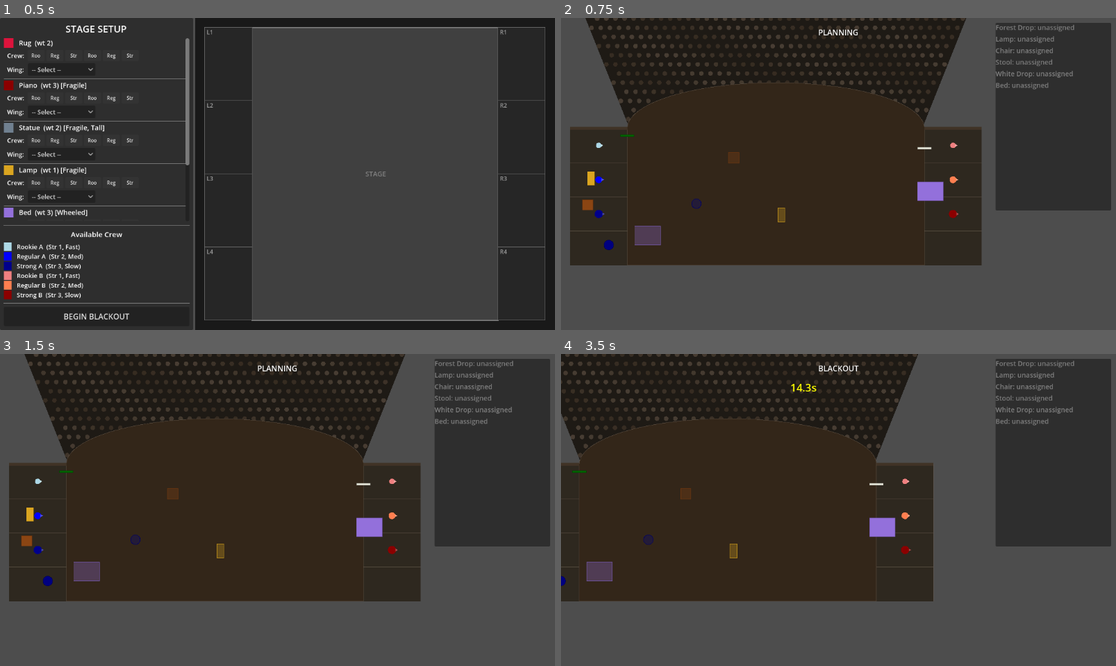
Above: before the commit, frames 1-4 (two rows, left to right).
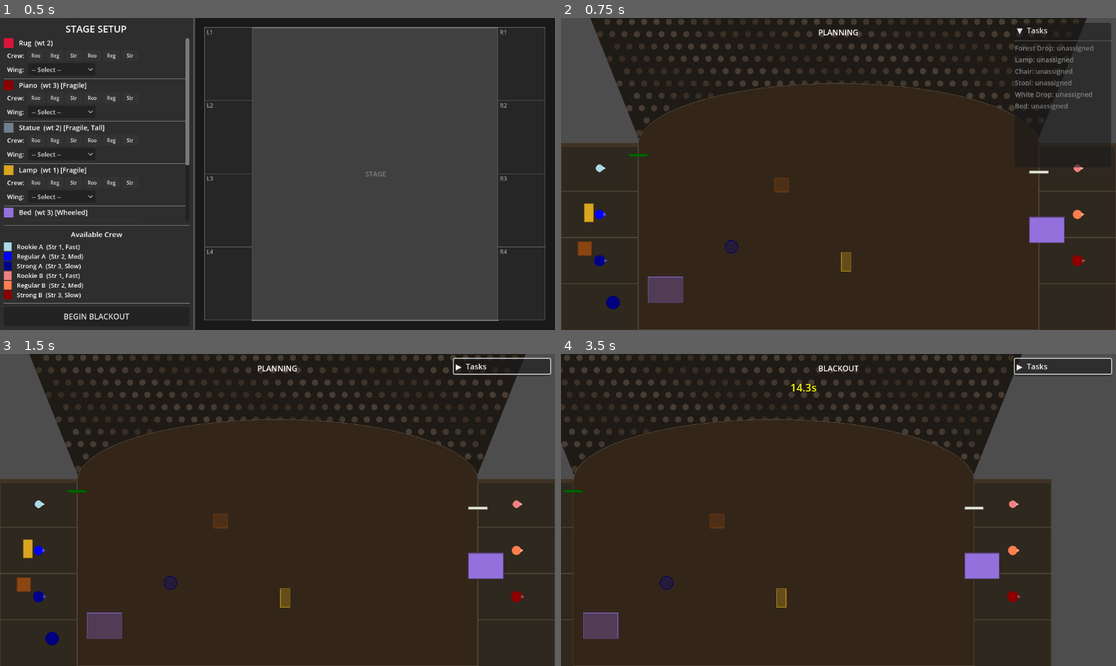
Above: after the commit, the same moments.

Repository: js-carpadakis/blackout
Game: Godot game, scene res://scenes/main/main.tscn
Two runs of this game, one before a commit and one after it. Both use one fixed random seed, a clock stepped at 60 frames per second and the inputs below.
Inputs (mouse positions are in pixels of both pictures, inside the frame that each line leads up to):
- Up to frame 1 (0.5 s): no input
- Up to frame 2 (0.75 s): click "BEGIN BLACKOUT" at 0.5 s
- Up to frame 3 (1.5 s): click (499, 366) at 1.25 s, where only the run after the commit has a clickable "▼ Tasks"
- Up to frame 4 (3.5 s): click (1060, 366) at 2 s, where only the run after the commit has a clickable "▶ Tasks"; tap Enter at 2.75 s; move the mouse to (960, 494) at 2.77 s; hold D (pan_right) from 2.78 s (still down); hold Space (start_execution) from 2.78 s (still down); click (960, 494) at 2.92 s

Frame 1 is identical in both runs. In frame 2, 38% of the frame differs, in the area x 0-100%, y 0-100%; in frame 3, 42%; in frame 4, 45%.

Commit message:
Resize screen camera position and make task list collapsable

Diff:
--- a/scenes/ui/planning_hud.tscn
+++ b/scenes/ui/planning_hud.tscn
@@ -23,11 +23,28 @@
 anchors_preset = 1
 anchor_left = 1.0
 anchor_right = 1.0
-offset_left = -250.0
+offset_left = -210.0
 offset_top = 10.0
 offset_right = -10.0
-offset_bottom = 400.0
+offset_bottom = 310.0
 grow_horizontal = 0
 
-[node name="TaskList" type="VBoxContainer" parent="TaskPanel"]
+[node name="TaskContainer" type="VBoxContainer" parent="TaskPanel"]
 layout_mode = 2
+
+[node name="CollapseButton" type="Button" parent="TaskPanel/TaskContainer"]
+layout_mode = 2
+text = "▼  Tasks"
+flat = true
+alignment = 0
+
+[node name="HSep" type="HSeparator" parent="TaskPanel/TaskContainer"]
+layout_mode = 2
+
+[node name="TaskScroll" type="ScrollContainer" parent="TaskPanel/TaskContainer"]
+layout_mode = 2
+size_flags_vertical = 3
+
+[node name="TaskList" type="VBoxContainer" parent="TaskPanel/TaskContainer/TaskScroll"]
+layout_mode = 2
+size_flags_horizontal = 3
--- a/scripts/core/game_session.gd
+++ b/scripts/core/game_session.gd
@@ -98,7 +98,7 @@
 
 	# Fit camera to show entire playable area, reserving space for HUD panel
 	var stage_bounds := WORLD_BOUNDS
-	camera.fit_to_stage(stage_bounds, 260.0)  # 250px panel + 10px gap
+	camera.fit_to_stage(stage_bounds)
 
 	# Connect HUD signals
 	planning_hud.score_dismissed.connect(_resume_from_score)
--- a/scripts/stage/camera_controller.gd
+++ b/scripts/stage/camera_controller.gd
@@ -104,23 +104,19 @@
 	## reserving right_margin_px screen pixels for HUD on the right.
 	var vp_size: Vector2 = get_viewport_rect().size  # e.g. 1152x648
 	var usable_width: float = vp_size.x - right_margin_px
-	var usable_height: float = vp_size.y
+	var _usable_height: float = vp_size.y
 
-	# Zoom so stage_rect fits in the usable area (with some padding)
-	var padding: float = 40.0  # world-unit margin around the stage
-	var world_w: float = stage_rect.size.x + padding * 2.0
-	var world_h: float = stage_rect.size.y + padding * 2.0
-
-	var zoom_x: float = usable_width / world_w
-	var zoom_y: float = usable_height / world_h
-	var fit_zoom: float = clamp(min(zoom_x, zoom_y), min_zoom, max_zoom)
+	# Zoom so the stage rect fills the usable width exactly (wing edges touch screen edges).
+	# Vertical fitting follows naturally from the aspect ratio.
+	var zoom_x: float = usable_width / stage_rect.size.x
+	var fit_zoom: float = clamp(zoom_x, min_zoom, max_zoom)
 	zoom = Vector2(fit_zoom, fit_zoom)
 
 	# Center of the stage rect in world space
 	var stage_center: Vector2 = stage_rect.get_center()
 
-	# The camera center maps to the viewport center. We want the stage
-	# centered in the *usable* area (left of the HUD), not the full viewport.
-	# Moving camera position RIGHT makes the stage appear LEFT on screen.
+	# Align stage rect bottom with screen bottom; center horizontally in usable area.
+	var stage_bottom: float = stage_rect.position.y + stage_rect.size.y
+	var half_vp_world_h: float = _usable_height / fit_zoom / 2.0
 	var margin_world: float = right_margin_px / fit_zoom
-	position = stage_center + Vector2(margin_world / 2.0, 0.0)
+	position = Vector2(stage_center.x + margin_world / 2.0, stage_bottom - half_vp_world_h)
--- a/scripts/ui/planning_hud.gd
+++ b/scripts/ui/planning_hud.gd
@@ -4,7 +4,15 @@
 signal score_dismissed
 
 @onready var phase_label: Label = $PhaseLabel
-@onready var task_list: VBoxContainer = $TaskPanel/TaskList
+@onready var task_list: VBoxContainer = $TaskPanel/TaskContainer/TaskScroll/TaskList
+@onready var _task_panel: PanelContainer = $TaskPanel
+@onready var _task_scroll: ScrollContainer = $TaskPanel/TaskContainer/TaskScroll
+@onready var _task_sep: HSeparator = $TaskPanel/TaskContainer/HSep
+@onready var _collapse_btn: Button = $TaskPanel/TaskContainer/CollapseButton
+
+const _EXPANDED_HEIGHT := 300.0
+const _COLLAPSED_HEIGHT := 36.0
+var _collapsed := false
 
 var _countdown_label: Label = null
 var _score_panel: Panel = null
@@ -15,6 +23,7 @@
 	set_phase("PLANNING")
 	_build_countdown_label()
 	_build_score_panel()
+	_collapse_btn.pressed.connect(_toggle_collapse)
 
 
 func _build_countdown_label() -> void:
@@ -39,6 +48,15 @@
 	_score_content = VBoxContainer.new()
 	_score_content.add_theme_constant_override("separation", 6)
 	margin.add_child(_score_content)
+
+
+func _toggle_collapse() -> void:
+	_collapsed = !_collapsed
+	_task_scroll.visible = !_collapsed
+	_task_sep.visible = !_collapsed
+	_collapse_btn.text = "▶  Tasks" if _collapsed else "▼  Tasks"
+	var new_bottom := _task_panel.offset_top + (_COLLAPSED_HEIGHT if _collapsed else _EXPANDED_HEIGHT)
+	_task_panel.offset_bottom = new_bottom
 
 
 func set_phase(phase_name: String) -> void:
